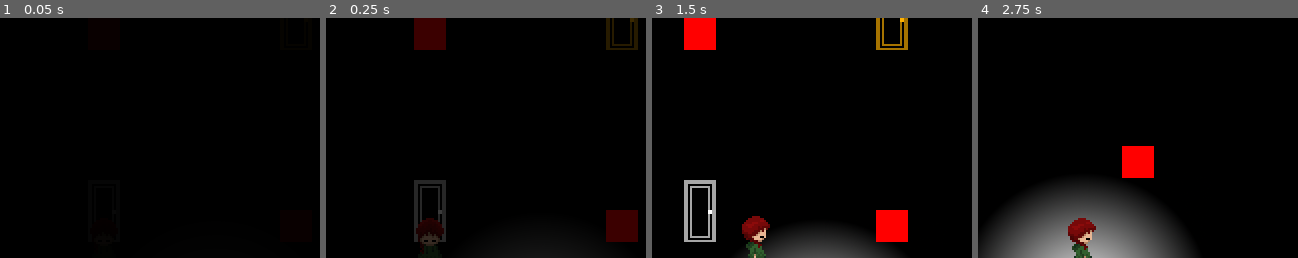
Above: before the commit, frames 1-4 (left to right).
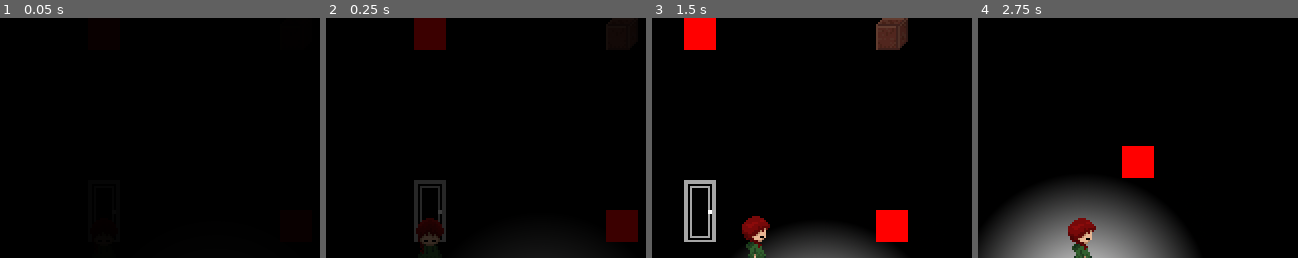
Above: after the commit, the same moments.

Repository: libre-nikki-devs/libre-nikki
Game: Godot game, scene res://scenes/maps/nexus.tscn
The game is run twice, just before and just after one commit, with the same random seed, the same clock (stepped at 60 frames per second) and the same inputs. This scene is started directly instead of the project's main scene. Sound files missing from this copy of the repository are replaced by a short silence.
Inputs (mouse positions are % of the whole screen's width and height, from its top left):
- Up to frame 1 (0.05 s): no input
- Up to frame 2 (0.25 s): no input
- Up to frame 3 (1.5 s): tap Enter (ui_accept) at 0.5, 0.77 s; move the mouse to (72, 45) at 0.52 s; hold Right (ui_right) 0.53-1.28 s; hold O (mapshot) 0.53-1.28 s; click (72, 45) at 0.67 s; move the mouse to (30, 55) at 1.27 s; hold Down (ui_down) from 1.28 s (still down); tap O (mapshot) at 1.35 s
- Up to frame 4 (2.75 s): tap Enter (ui_accept) at 1.52 s; move the mouse to (60, 28) at 2.02 s; release Down (ui_down) at 2.03 s; hold Right (ui_right) from 2.03 s (still down); hold O (mapshot) from 2.03 s (still down)
The pictures show only the part of the screen within x 31-81%, y 0-50%; the shares and areas given below are measured in that part.

The runs differ from the first frame. In frame 2, 0.2% of the frame differs, in the area x 87-98%, y 0-14%; in frame 3, 1.3%, in the area x 70-80%, y 0-14%; in frame 4, nothing differs.

Commit message:
Add Rusted Cubes World to the Nexus

Diff:
--- a/scenes/maps/amber_corridors.tscn
+++ b/scenes/maps/amber_corridors.tscn
@@ -53,6 +53,7 @@
 pretty_name = "Amber Corridors"
 bounds = Rect2(0, 0, 2704, 2256)
 loop = "All Sides"
+depth = "2"
 default_mimic_data = Dictionary[String, Array]({
 "AnimatedSprite2D": [&"animation", &"frame", &"global_position", &"sprite_frames", &"visible", &"z_index"],
 "AudioStreamPlayer2D": [],
@@ -72,7 +73,7 @@
 texture = SubResource("ViewportTexture_8u0t7")
 centered = false
 
-[node name="NexusDoor" type="CharacterBody2D" parent="." unique_id=1107825142 node_paths=PackedStringArray("animated_sprite")]
+[node name="RustedCubesDoor" type="CharacterBody2D" parent="." unique_id=1107825142 node_paths=PackedStringArray("animated_sprite")]
 z_index = 1
 y_sort_enabled = true
 position = Vector2(424, 568)
@@ -81,13 +82,13 @@
 script = ExtResource("3_2464w")
 animated_sprite = NodePath("AnimatedSprite2D")
 
-[node name="AnimatedSprite2D" type="AnimatedSprite2D" parent="NexusDoor" unique_id=377389549]
+[node name="AnimatedSprite2D" type="AnimatedSprite2D" parent="RustedCubesDoor" unique_id=377389549]
 modulate = Color(1, 0.69411767, 0, 1)
 position = Vector2(0, -8)
 sprite_frames = SubResource("SpriteFrames_hwbim")
 animation = &"open"
 
-[node name="CollisionShape2D" type="CollisionShape2D" parent="NexusDoor" unique_id=214716390]
+[node name="CollisionShape2D" type="CollisionShape2D" parent="RustedCubesDoor" unique_id=214716390]
 shape = SubResource("RectangleShape2D_njbgn")
 
 [node name="SnowflakeDoor" type="CharacterBody2D" parent="." unique_id=380953041 node_paths=PackedStringArray("animated_sprite")]
@@ -165,6 +166,6 @@
 })
 metadata/_custom_type_script = "uid://d1fy5qfo5j0he"
 
-[connection signal="opened" from="NexusDoor" to="." method="_on_nexus_door_opened"]
+[connection signal="opened" from="RustedCubesDoor" to="." method="_on_rusted_cubes_door_opened"]
 [connection signal="opened" from="SnowflakeDoor" to="." method="_on_snowflake_door_opened"]
 [connection signal="opened" from="UpperDoor" to="." method="_on_upper_door_opened"]
--- a/scenes/maps/nexus.tscn
+++ b/scenes/maps/nexus.tscn
@@ -3,6 +3,7 @@
 [ext_resource type="Script" uid="uid://duwhwgmgo6w7q" path="res://scripts/maps/nexus.gd" id="1_j3gsm"]
 [ext_resource type="PackedScene" uid="uid://8wulc2ysaubr" path="res://scenes/characters/sakutsuki.tscn" id="2_gfkke"]
 [ext_resource type="Texture2D" uid="uid://lnpbkktyvhvj" path="res://tilesets/images/nexus.png" id="2_jrd6r"]
+[ext_resource type="TileSet" uid="uid://coerf867dbgen" path="res://tilesets/rusted_cubes_world.tres" id="4_4ua7i"]
 [ext_resource type="Script" uid="uid://c4kernc5sdtfb" path="res://scripts/classes/yume_interactable.gd" id="4_8rcjt"]
 [ext_resource type="Script" uid="uid://cwerewsxa8758" path="res://scripts/props/door.gd" id="4_y2428"]
 [ext_resource type="Texture2D" uid="uid://2wqjf4f6oe3k" path="res://spritesheets/images/door.png" id="5_865kj"]
@@ -73,6 +74,9 @@
 [sub_resource type="RectangleShape2D" id="RectangleShape2D_2kjem"]
 size = Vector2(16, 16)
 
+[sub_resource type="RectangleShape2D" id="RectangleShape2D_4ua7i"]
+size = Vector2(16, 16)
+
 [node name="Nexus" type="Node2D" unique_id=1329966386]
 y_sort_enabled = true
 script = ExtResource("1_j3gsm")
@@ -93,15 +97,22 @@
 
 [node name="TileMapLayer" type="TileMapLayer" parent="." unique_id=1620149099]
 y_sort_enabled = true
-tile_map_data = PackedByteArray("AAD6/wAAAAAAAAAAAAAGAAAAAAAAAAAAAAAMAAAAAAAAAAAAAAD0/wAAAAAAAAAAAAD6//r/AAAAAAAAAAAAAPr/AAAAAAAAAAAGAPr/AAAAAAAAAAAMAPr/AAAAAAAAAAD0//r/AAAAAAAAAAAAAAYAAAA …(235 unchanged characters)…
+tile_map_data = PackedByteArray("AAD6/wAAAAAAAAAAAAAGAAAAAAAAAAAAAAAMAAAAAAAAAAAAAAD0/wAAAAAAAAAAAAD6//r/AAAAAAAAAAAAAPr/AAAAAAAAAAAMAPr/AAAAAAAAAAD0//r/AAAAAAAAAAAAAAYAAAA …(235 unchanged characters)…
 tile_set = SubResource("TileSet_2k5aw")
 physics_quadrant_size = 1
+
+[node name="TileMapLayer2" type="TileMapLayer" parent="." unique_id=786083454]
+z_index = 1
+y_sort_enabled = true
+tile_map_data = PackedByteArray("AAAGAPr/AAAGAAEAAAA=")
+tile_set = ExtResource("4_4ua7i")
 
 [node name="Sakutsuki" parent="." unique_id=1540589616 instance=ExtResource("2_gfkke")]
 z_index = 1
 position = Vector2(8, 24)
 collision_layer = 2
 collision_mask = 2
+shared_properties = Array[StringName]([&"equipped_effect", &"facing", &"last_step", &"speed"])
 
 [node name="Door" type="CharacterBody2D" parent="." unique_id=539606245 node_paths=PackedStringArray("animated_sprite")]
 z_index = 1
@@ -118,24 +129,6 @@
 animation = &"open"
 
 [node name="CollisionShape2D" type="CollisionShape2D" parent="Door" unique_id=483533819]
-shape = SubResource("RectangleShape2D_yuqbu")
-
-[node name="AmberCorridorsDoor" type="CharacterBody2D" parent="." unique_id=182545929 node_paths=PackedStringArray("animated_sprite")]
-z_index = 1
-y_sort_enabled = true
-position = Vector2(104, -88)
-collision_layer = 2
-collision_mask = 2
-script = ExtResource("4_y2428")
-animated_sprite = NodePath("AnimatedSprite2D")
-
-[node name="AnimatedSprite2D" type="AnimatedSprite2D" parent="AmberCorridorsDoor" unique_id=275856518]
-modulate = Color(1, 0.69411767, 0, 1)
-position = Vector2(0, -8)
-sprite_frames = SubResource("SpriteFrames_5xw31")
-animation = &"open"
-
-[node name="CollisionShape2D" type="CollisionShape2D" parent="AmberCorridorsDoor" unique_id=1873050686]
 shape = SubResource("RectangleShape2D_yuqbu")
 
 [node name="Debugtsuki" parent="." unique_id=259895248 instance=ExtResource("6_dsb3x")]
@@ -158,6 +151,18 @@
 [node name="CollisionShape2D" type="CollisionShape2D" parent="Bike" unique_id=1762549440]
 shape = SubResource("RectangleShape2D_2kjem")
 
+[node name="RustedCubesTeleport" type="CharacterBody2D" parent="." unique_id=177971627]
+z_index = 1
+y_sort_enabled = true
+position = Vector2(104, -88)
+collision_layer = 2
+collision_mask = 2
+script = ExtResource("4_8rcjt")
+metadata/_custom_type_script = "uid://c4kernc5sdtfb"
+
+[node name="CollisionShape2D" type="CollisionShape2D" parent="RustedCubesTeleport" unique_id=1008850308]
+shape = SubResource("RectangleShape2D_4ua7i")
+
 [connection signal="opened" from="Door" to="." method="_on_door_opened"]
-[connection signal="opened" from="AmberCorridorsDoor" to="." method="_on_amber_corridors_door_opened"]
 [connection signal="body_interacted" from="Bike" to="." method="_on_bike_body_interacted"]
+[connection signal="body_interacted" from="RustedCubesTeleport" to="." method="_on_rusted_cubes_teleport_body_interacted"]
--- a/scenes/maps/rusted_cubes_world.tscn
+++ b/scenes/maps/rusted_cubes_world.tscn
@@ -84,7 +84,7 @@
 [node name="AmberCorridorsDoor" type="CharacterBody2D" parent="." unique_id=207022966 node_paths=PackedStringArray("animated_sprite")]
 z_index = 1
 y_sort_enabled = true
-position = Vector2(-936, -745)
+position = Vector2(-936, -744)
 collision_layer = 2
 collision_mask = 2
 script = ExtResource("4_15bdu")
@@ -104,6 +104,7 @@
 position = Vector2(-264, -312)
 collision_layer = 2
 collision_mask = 2
+shared_properties = Array[StringName]([&"facing", &"equipped_effect", &"last_step", &"speed"])
 
 [connection signal="body_interacted" from="NexusTeleport" to="." method="_on_nexus_teleport_body_interacted"]
 [connection signal="opened" from="AmberCorridorsDoor" to="." method="_on_amber_corridors_door_opened"]
--- a/scripts/maps/amber_corridors.gd
+++ b/scripts/maps/amber_corridors.gd
@@ -58,13 +58,15 @@
 
 	parallax_world.add_child.call_deferred(instance)
 
-func _on_nexus_door_opened() -> void:
+
+func _on_rusted_cubes_door_opened() -> void:
 	TransitionHandler.play(&"fade_out")
 	process_mode = Node.PROCESS_MODE_DISABLED
 	await TransitionHandler.animation_finished
 	await RenderingServer.frame_post_draw
 	Game.save_current_scene()
-	Game.change_scene("res://scenes/maps/nexus.tscn")
+	Game.change_scene("res://scenes/maps/rusted_cubes_world.tscn")
+
 
 func _on_snowflake_door_opened() -> void:
 	TransitionHandler.play(&"fade_out")
--- a/scripts/maps/nexus.gd
+++ b/scripts/maps/nexus.gd
@@ -11,9 +11,24 @@
 
 	if Game.current_scene_state != Game.SCENE_STATES.FROM_FILE:
 		match Game.persistent_data.get("entered_from", false):
-			"res://scenes/maps/amber_corridors.tscn":
-				player.facing = YumeCharacter.DIRECTION.DOWN
-				player.position = Vector2(104.0, -72.0)
+			"res://scenes/maps/rusted_cubes_world.tscn":
+				match player.facing:
+					YumeCharacter.DIRECTION.LEFT:
+						player.position = Vector2(120.0, -88.0)
+
+					YumeCharacter.DIRECTION.DOWN:
+						player.position = Vector2(104.0, -104.0)
+
+					YumeCharacter.DIRECTION.UP:
+						player.position = Vector2(104.0, -72.0)
+
+					YumeCharacter.DIRECTION.RIGHT:
+						player.position = Vector2(88.0, -88.0)
+
+				TransitionHandler.play(&"blend_in")
+				await TransitionHandler.animation_finished
+				process_mode = PROCESS_MODE_PAUSABLE
+				return
 
 			"res://scenes/maps/sakutsukis_dream_bedroom.tscn":
 				player.facing = YumeCharacter.DIRECTION.DOWN
@@ -31,15 +46,16 @@
 	Game.save_current_scene()
 	Game.change_scene("res://scenes/maps/sakutsukis_dream_bedroom.tscn")
 
-func _on_amber_corridors_door_opened() -> void:
-	TransitionHandler.play(&"fade_out")
-	process_mode = Node.PROCESS_MODE_DISABLED
-	await TransitionHandler.animation_finished
-	await RenderingServer.frame_post_draw
-	Game.save_current_scene()
-	Game.change_scene("res://scenes/maps/amber_corridors.tscn")
 
 func _on_bike_body_interacted(body: Node2D) -> void:
 	if body is YumePlayer:
 		body.grant_effect(YumePlayer.EFFECT.BIKE)
 		body.equip(YumePlayer.EFFECT.BIKE)
+
+
+func _on_rusted_cubes_teleport_body_interacted(body: Node2D) -> void:
+	process_mode = PROCESS_MODE_DISABLED
+	await TransitionHandler.prepare_texture()
+	await RenderingServer.frame_post_draw
+	Game.save_current_scene()
+	Game.change_scene("res://scenes/maps/rusted_cubes_world.tscn")
--- a/scripts/maps/rusted_cubes_world.gd
+++ b/scripts/maps/rusted_cubes_world.gd
@@ -1,16 +1,42 @@
 extends YumeWorld
 
 
+@onready var player: YumePlayer = $Sakutsuki
+
+
 func _ready() -> void:
+	match Game.persistent_data.get("entered_from", false):
+		"res://scenes/maps/amber_corridors.tscn":
+			player.facing = YumeCharacter.DIRECTION.DOWN
+			player.position = Vector2(-936.0, -728.0)
+
+		"res://scenes/maps/nexus.tscn":
+			match player.facing:
+				YumeCharacter.DIRECTION.LEFT:
+					player.position = Vector2(-248.0, -328.0)
+
+				YumeCharacter.DIRECTION.DOWN:
+					player.position = Vector2(-264.0, -344.0)
+
+				YumeCharacter.DIRECTION.UP:
+					player.position = Vector2(-264.0, -312.0)
+
+				YumeCharacter.DIRECTION.RIGHT:
+					player.position = Vector2(-280.0, -328.0)
+
+			TransitionHandler.play(&"blend_in")
+			await TransitionHandler.animation_finished
+			process_mode = PROCESS_MODE_PAUSABLE
+			return
+
 	TransitionHandler.play(&"fade_in")
 	await TransitionHandler.animation_finished
-	process_mode = Node.PROCESS_MODE_PAUSABLE
+	process_mode = PROCESS_MODE_PAUSABLE
 
 
 func _on_nexus_teleport_body_interacted(body: Node2D) -> void:
-	TransitionHandler.play(&"fade_out")
-	process_mode = Node.PROCESS_MODE_DISABLED
-	await TransitionHandler.animation_finished
+	process_mode = PROCESS_MODE_DISABLED
+	await TransitionHandler.prepare_texture()
 	await RenderingServer.frame_post_draw
 	Game.save_current_scene()
 	Game.change_scene("res://scenes/maps/nexus.tscn")
@@ -18,7 +44,7 @@
 
 func _on_amber_corridors_door_opened() -> void:
 	TransitionHandler.play(&"fade_out")
-	process_mode = Node.PROCESS_MODE_DISABLED
+	process_mode = PROCESS_MODE_DISABLED
 	await TransitionHandler.animation_finished
 	await RenderingServer.frame_post_draw
 	Game.save_current_scene()
